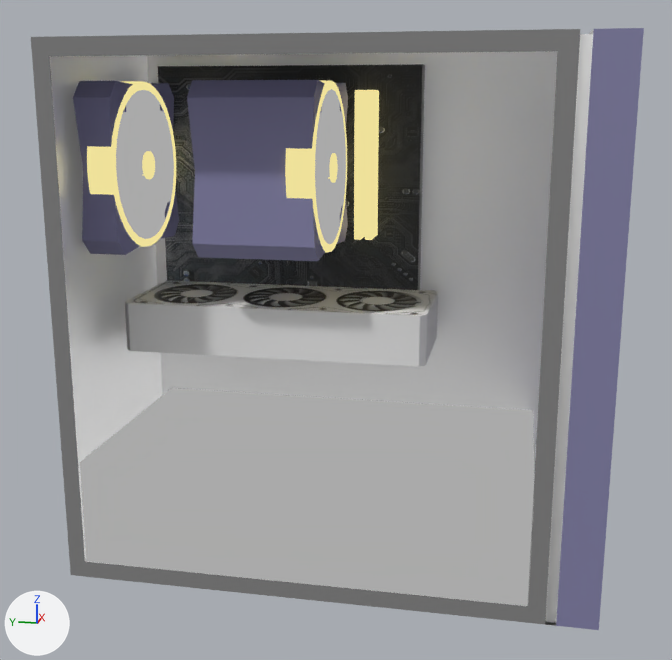
Before and after pictures for a commit that changed the Blender file Models/Main level/Clutter Room/PC case final.blend.
Rendered twice from a 50 mm camera at (-7.03, -0.35, 2.56) aimed at (-0.06, 1.05, 0.82). Every picture has the same lights, and +X, +Y and +Z are marked at lower left.
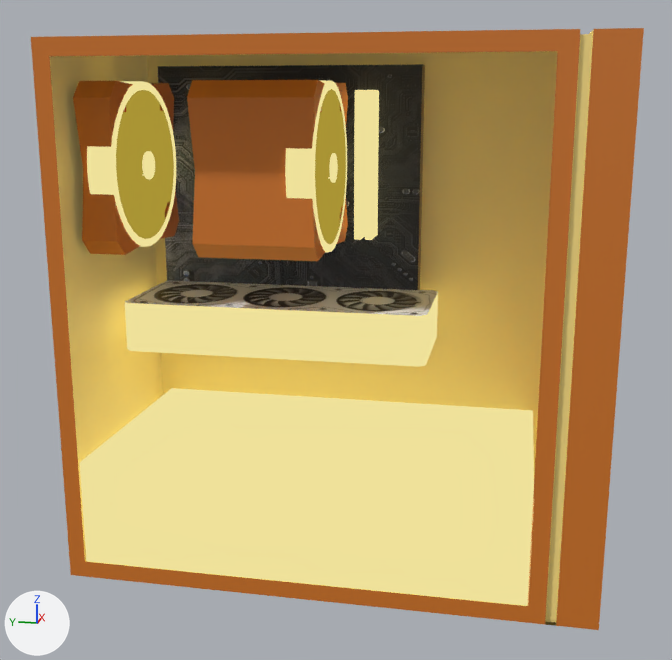
Location of each change, (x1, y1, x2, y2) in pixels of the pictures (672 x 660 px):
'case', recoloured
    both: (31, 28, 644, 630)
'powersupply', recoloured (grey to beige)
    both: (80, 388, 534, 606)
'Cube.003', recoloured
    both: (187, 80, 348, 261)
'Circle.001', recoloured (grey to yellow)
    both: (87, 81, 176, 247)
'Cube.002', recoloured
    both: (73, 81, 179, 255)
'Circle.002', recoloured (grey to yellow)
    both: (285, 81, 347, 252)
part 1 of me_cube_010, recoloured
    both: (536, 356, 561, 465)
part 2 of me_cube_010, recoloured
    both: (31, 38, 85, 574)
part 3 of me_cube_010, recoloured
    both: (71, 457, 555, 624)
part 4 of me_cube_010, recoloured
    both: (31, 29, 580, 357)
part 5 of me_cube_001, recoloured (grey to beige)
    both: (125, 293, 438, 367)

Diff of the bpy script that builds the scene:
```diff
--- a/Models/Main level/Clutter Room/PC case final.blend.py
+++ b/Models/Main level/Clutter Room/PC case final.blend.py
@@ mat_material @@
 mat_material = emission_material('Material')
-mat_material.base_color = (1.0, 1.0, 1.0)  # white #ffffff
+mat_material.base_color = (1.0, 0.742, 0.0853)  # yellow #ffe052
 mat_material.strength = 0.4
@@ mat_material_002 @@
 n0 = _N.new('ShaderNodeOutputMaterial'); n0.name = 'Material Output'
-n1 = _N.new('ShaderNodeBsdfAnisotropic'); n1.name = 'Glossy BSDF'
-n1.inputs[0].default_value = (1.0, 1.0, 1.0, 1.0)  # 'Color', white #ffffff
-_L.new(n1.outputs[0], n0.inputs[0])  # 'BSDF' to 'Surface'
+n2 = _N.new('ShaderNodeBsdfPrincipled'); n2.name = 'Principled BSDF'
+n2.inputs[0].default_value = (1.0, 0.776, 0.258, 1.0)  # 'Base Color', yellow #ffe48b
+_L.new(n2.outputs[0], n0.inputs[0])  # 'BSDF' to 'Surface'
@@ mat_grey @@
 _N = mat_grey.node_tree.nodes; _L = mat_grey.node_tree.links
-n0 = _N.new('ShaderNodeBsdfPrincipled'); n0.name = 'Principled BSDF'
-n0.inputs[0].default_value = (0.23, 0.23, 0.23, 1.0)  # 'Base Color', grey #848484
 n1 = _N.new('ShaderNodeOutputMaterial'); n1.name = 'Material Output'
-_L.new(n0.outputs[0], n1.inputs[0])  # 'BSDF' to 'Surface'
+n2 = _N.new('ShaderNodeBsdfAnisotropic'); n2.name = 'Glossy BSDF'
+n2.inputs[0].default_value = (0.631, 0.175, 0.0152, 1.0)  # 'Color', orange #d07421
+_L.new(n2.outputs[0], n1.inputs[0])  # 'BSDF' to 'Surface'
@@ mat_material_006 @@
 mat_material_006 = principled_material('Material.006')
-mat_material_006.base_color = (0.231, 0.223, 0.397)  # blue #8482a9
+mat_material_006.base_color = (0.631, 0.175, 0.0152)  # orange #d07421
@@ me_cube_003 @@
 me_cube_003.from_pydata(...)  # 8 vertices, 6 faces; spans x -1.0..0.89, y -0.52..2.81, z -5.53..-4.72
-me_cube_003.materials.append(mat_material)  # white #ffffff
+me_cube_003.materials.append(mat_material_004)  # beige #efe19a
@@ me_cube_010 @@
 me_cube_010.from_pydata(...)  # 198 vertices, 192 faces; spans x -1.0..1.0, y -1.0..2.95, z -1.0..2.98
 # used by ob_case; location = (0.0, 0.0, 0.0)
+# me_cube_010 part 1: all 2 faces centred in x -1.0, y -0.57, z 0.4..0.76 switch from mat_grey (grey #848484) to mat_material_006 (orange #d07421)
+# me_cube_010 part 2: all 4 faces centred in x -1.0, y 2.89, z -0.36..1.93 switch from mat_grey (grey #848484) to mat_material_006 (orange #d07421)
+# me_cube_010 part 3: all 2 faces centred in x -1.0, y -0.57..1.16, z -0.94..-0.36 switch from mat_grey (grey #848484) to mat_material_006 (orange #d07421)
+# me_cube_010 part 4: all 2 faces centred in x -1.0, y -0.57..1.16, z 1.93..2.92 switch from mat_grey (grey #848484) to mat_material_006 (orange #d07421)
 me_cube_010.materials.append(mat_material_002)
@@ me_cube_001 @@
 me_cube_001.from_pydata(...)  # 16 vertices, 10 faces; spans x -1.0..1.0, y -3.88..1.0, z 0.21..1.0
 # used by ob_gpu_002; location = (0.341, 2.278, 0.481); scale = (0.503, 0.503, 0.503)
+# me_cube_001 part 5: all 9 faces that had it switch from mat_material_009 (white #e7e7e7) to mat_material_004 (beige #efe19a)
 me_cube_001.materials.append(mat_gpu)
```
